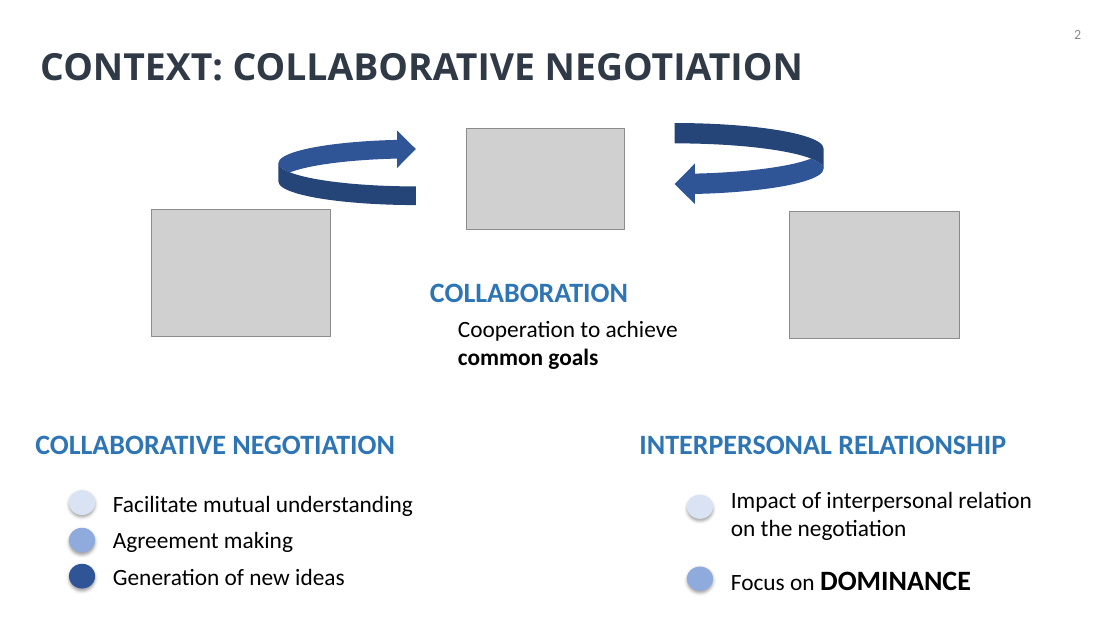
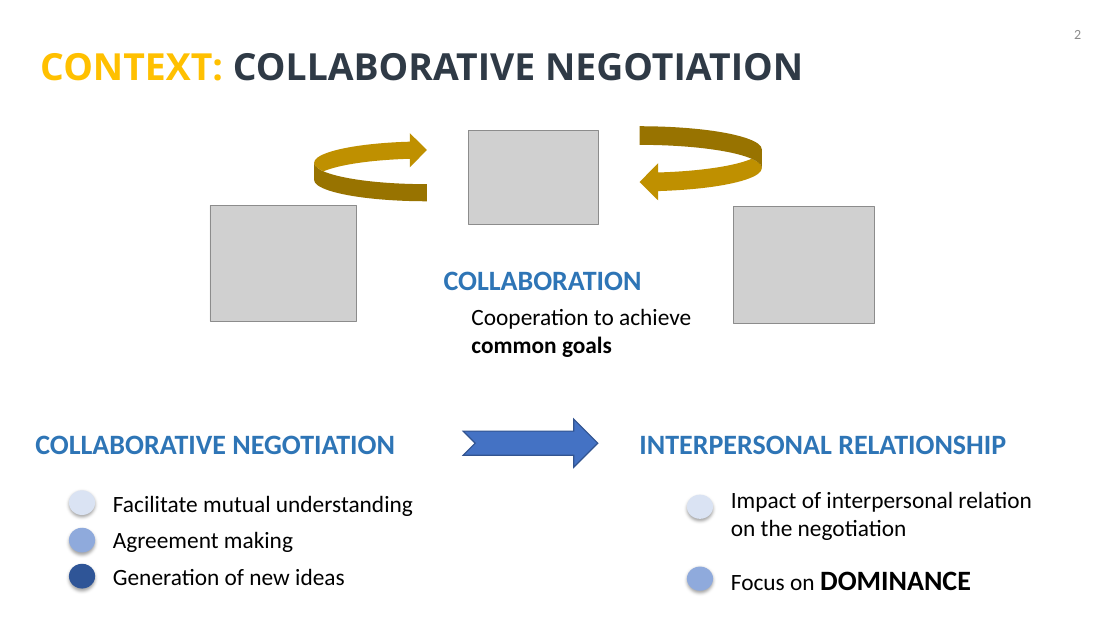
Before and after one commit to Olydia/Discolog, a slide deck: slide 2 of papers/Presentations/intellisys/intellysis.pptx. Drawn at 1120x630 pixels with LibreOffice and Linux fonts; fonts in the diff are those of the drawing; grey boxes stand for pictures. Boxes give left, top, right and bottom in pixels: in the first picture for what was removed or moved away, otherwise in the second. Text is boxed around its words. In the diff, an @@ line names an element or a change of style, - is before the commit and + after.

```diff
--- a/papers/Presentations/intellisys/intellysis.pptx
+++ b/papers/Presentations/intellisys/intellysis.pptx
@@ title "CONTEXT: COLLABORATIVE NEGOTIATION" at [40,53,803,81]: text colour #2F3A46 to #FFC000 in "CONTEXT:" @@
@@ curved left arrow: place and size @@
-curved left arrow at [279,130,417,205]
+curved left arrow at [314,133,427,201]
@@ curved left arrow at [314,133,427,201]: fill #2F5597 to #BF9000 @@
@@ picture: place and size @@
-picture at [466,129,624,230]
+picture at [469,131,598,224]
@@ curved left arrow at [639,126,762,201]: fill #2F5597 to #BF9000 @@
@@ curved left arrow: place and size @@
-curved left arrow at [675,123,823,204]
+curved left arrow at [639,126,762,201]
@@ picture: place and size @@
-picture at [152,209,331,336]
+picture at [210,205,357,321]
@@ picture: place and size @@
-picture at [790,212,960,339]
+picture at [734,207,875,323]
@@ text "COLLABORATION": place and size @@
-text "COLLABORATION" at [430,283,628,302]
+text "COLLABORATION" at [444,271,642,290]
@@ text "Cooperation to achieve common goals": place and size @@
-text "Cooperation to achieve common goals" at [458,320,678,369]
+text "Cooperation to achieve common goals" at [471,308,691,357]
@@ notched right arrow added at [463,419,597,467], fill #4472C4, outline #325491 1 pt @@
```
Also in this commit, not shown: 9 other slides changed, 1 slide added.
